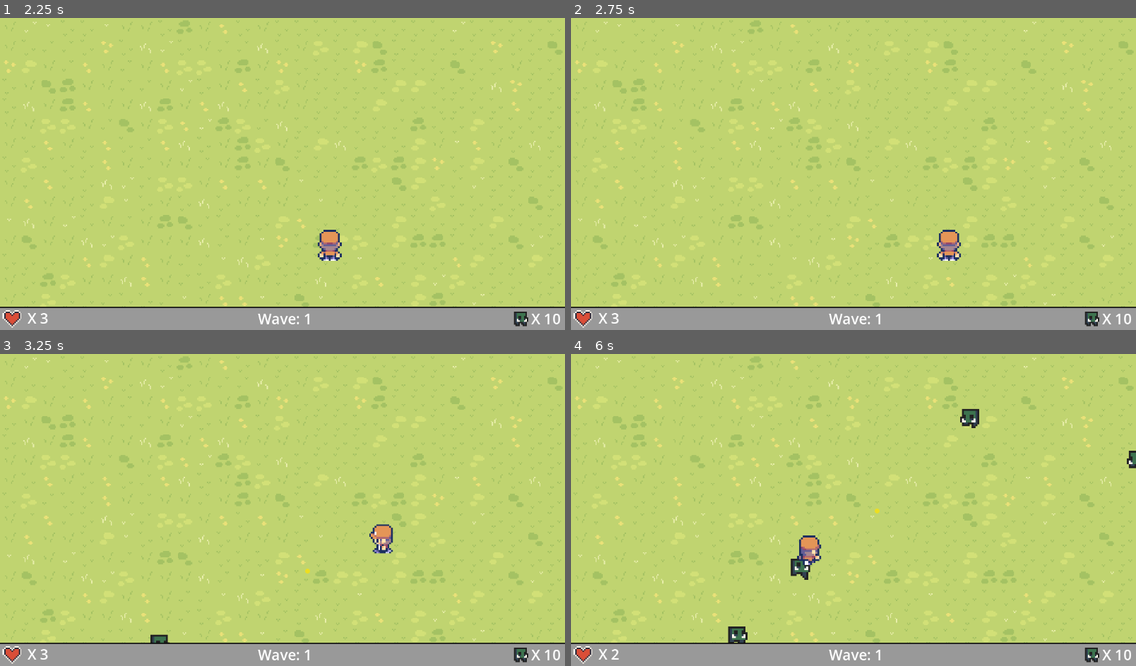
Above: before the commit, frames 1-4 (two rows, left to right).
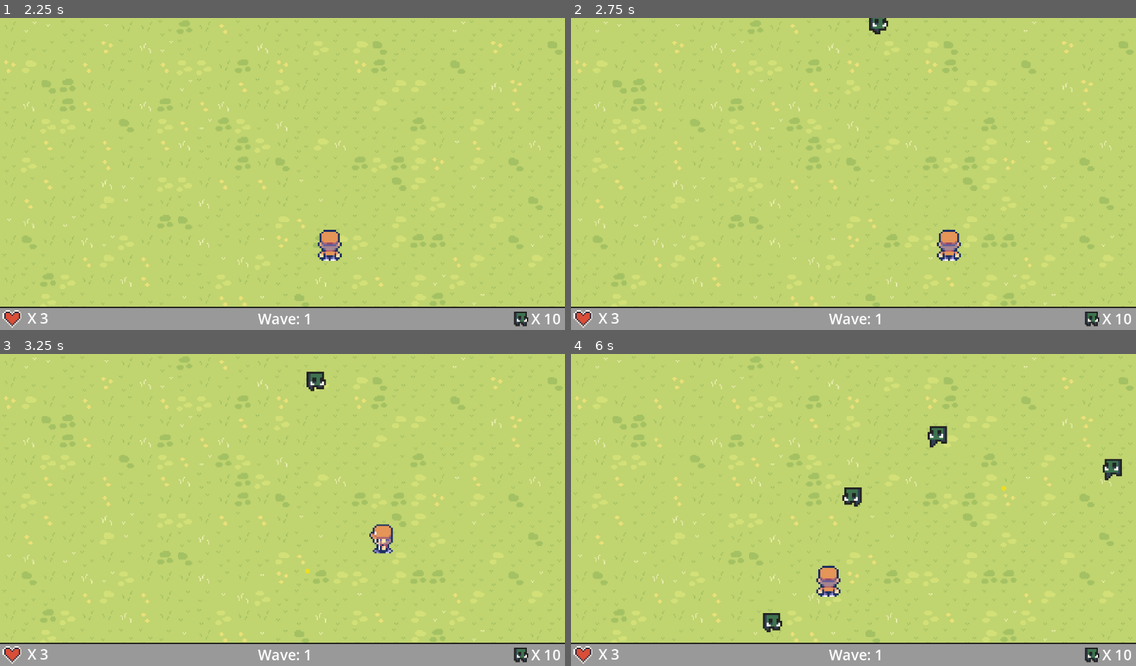
Above: after the commit, the same moments.

Repository: Haigsov/Goblopocalypse
Game: Godot game, scene res://scenes/main/main.tscn
Same seed, same stepped clock (60 frames per second), same inputs: the game is played once before the commit and once after it.
Inputs (mouse positions are in pixels of both pictures, inside the frame that each line leads up to):
- Up to frame 1 (2.25 s): tap Enter at 0.5 s; move the mouse to (406, 158) at 0.52 s; hold D (move_right) 0.53-1.28 s; click (406, 158) at 0.67 s; move the mouse to (169, 189) at 1.27 s; hold S (move_down) 1.28-2.03 s; move the mouse to (339, 105) at 2.02 s; hold D (move_right) from 2.03 s (still down)
- Up to frame 2 (2.75 s): keep holding D (move_right)
- Up to frame 3 (3.25 s): move the mouse to (254, 572) at 2.77 s; release D (move_right) at 2.78 s; hold W (move_up) from 2.78 s (still down); click (254, 572) at 2.92 s
- Up to frame 4 (6 s): move the mouse to (1023, 556) at 3.52 s; release W (move_up) at 3.53 s; hold A (move_left) 3.53-5.03 s; move the mouse to (684, 463) at 4.27 s; move the mouse to (881, 510) at 5.02 s; hold S (move_down) 5.03-5.78 s; click (881, 510) at 5.17 s; move the mouse to (768, 432) at 5.77 s; hold D (move_right) from 5.78 s (still down)

Frame 1 is identical in both runs. In frame 2, 0.1% of the frame differs, in the area x 52-57%, y 0-6%; in frame 3, 0.3%; in frame 4, 2.1%, in the area x 7-100%, y 17-98%.

Commit message:
Made a special goblin unit, added spawn points

Diff:
--- a/scenes/enemy spawner/enemy_spawner.tscn
+++ b/scenes/enemy spawner/enemy_spawner.tscn
@@ -29,6 +29,12 @@
 [node name="Marker2D8" type="Marker2D" parent="."]
 position = Vector2(1224, 481)
 
+[node name="Marker2D9" type="Marker2D" parent="."]
+position = Vector2(-57, 480)
+
+[node name="Marker2D10" type="Marker2D" parent="."]
+position = Vector2(-59, 202)
+
 [node name="Timer" type="Timer" parent="."]
 autostart = true
 
--- a/scenes/goblin/goblin.gd
+++ b/scenes/goblin/goblin.gd
@@ -16,6 +16,8 @@
 # keeps track of goblin's direction
 var direction : Vector2
 const DROP_CHANCE : float = 0.15
+# determines whether a goblin is a special kind
+var special_goblin_chance : float
 
 func _ready():
 	# shows game window's screen size
@@ -23,6 +25,7 @@
 	# specifies that goblin still hasn't entered the visible game window
 	entered = false
 	alive = true
+	special_goblin_chance = randf()
 	# sees the (x,y) difference between centre of screen and where goblin is
 	var distance = screen_size.get_center() - position
 	# checks if it need to move horizontally or vertically
@@ -42,6 +45,8 @@
 			direction = player.position - position
 		# makes sure it normalizes the speed
 		direction = direction.normalized()
+		if special_goblin_chance <= 0.2:
+			speed = 300
 		velocity = speed * direction
 		move_and_slide()
 
--- a/scenes/goblin/goblin.tscn
+++ b/scenes/goblin/goblin.tscn
@@ -1,15 +1,15 @@
 [gd_scene load_steps=14 format=3 uid="uid://drjpe6t8d4pwn"]
 
-[ext_resource type="Texture2D" uid="uid://dgt30q1c0t68h" path="res://assets/tilemaps/tileset 3/enemies/goblin/goblin_dead_anim_f0.png" id="1_cc8rh"]
+[ext_resource type="Texture2D" uid="uid://dgt30q1c0t68h" path="res://assets/tilemaps/tileset/enemies/goblin/goblin_dead_anim_f0.png" id="1_cc8rh"]
 [ext_resource type="Script" path="res://scenes/goblin/goblin.gd" id="1_xooor"]
-[ext_resource type="Texture2D" uid="uid://dpj0bd1ba6sm8" path="res://assets/tilemaps/tileset 3/enemies/goblin/goblin_idle_anim_f0.png" id="1_y0i2d"]
-[ext_resource type="Texture2D" uid="uid://ckt2ckgx502wv" path="res://assets/tilemaps/tileset 3/enemies/goblin/goblin_idle_anim_f1.png" id="2_dbept"]
-[ext_resource type="Texture2D" uid="uid://bkhka1bymkk4f" path="res://assets/tilemaps/tileset 3/enemies/goblin/goblin_idle_anim_f2.png" id="3_eapr8"]
-[ext_resource type="Texture2D" uid="uid://cpapq8r7i6fv3" path="res://assets/tilemaps/tileset 3/enemies/goblin/goblin_idle_anim_f3.png" id="4_6q0v7"]
-[ext_resource type="Texture2D" uid="uid://dneu4qysyw1cg" path="res://assets/tilemaps/tileset 3/enemies/goblin/goblin_run_anim_f0.png" id="5_iob23"]
-[ext_resource type="Texture2D" uid="uid://dasobk16s1fun" path="res://assets/tilemaps/tileset 3/enemies/goblin/goblin_run_anim_f1.png" id="6_xivc6"]
-[ext_resource type="Texture2D" uid="uid://dbslbq56e7cnk" path="res://assets/tilemaps/tileset 3/enemies/goblin/goblin_run_anim_f2.png" id="7_paarl"]
-[ext_resource type="Texture2D" uid="uid://hdm4jfrk5gqv" path="res://assets/tilemaps/tileset 3/enemies/goblin/goblin_run_anim_f3.png" id="8_hh0xe"]
+[ext_resource type="Texture2D" uid="uid://dpj0bd1ba6sm8" path="res://assets/tilemaps/tileset/enemies/goblin/goblin_idle_anim_f0.png" id="1_y0i2d"]
+[ext_resource type="Texture2D" uid="uid://ckt2ckgx502wv" path="res://assets/tilemaps/tileset/enemies/goblin/goblin_idle_anim_f1.png" id="2_dbept"]
+[ext_resource type="Texture2D" uid="uid://bkhka1bymkk4f" path="res://assets/tilemaps/tileset/enemies/goblin/goblin_idle_anim_f2.png" id="3_eapr8"]
+[ext_resource type="Texture2D" uid="uid://cpapq8r7i6fv3" path="res://assets/tilemaps/tileset/enemies/goblin/goblin_idle_anim_f3.png" id="4_6q0v7"]
+[ext_resource type="Texture2D" uid="uid://dneu4qysyw1cg" path="res://assets/tilemaps/tileset/enemies/goblin/goblin_run_anim_f0.png" id="5_iob23"]
+[ext_resource type="Texture2D" uid="uid://dasobk16s1fun" path="res://assets/tilemaps/tileset/enemies/goblin/goblin_run_anim_f1.png" id="6_xivc6"]
+[ext_resource type="Texture2D" uid="uid://dbslbq56e7cnk" path="res://assets/tilemaps/tileset/enemies/goblin/goblin_run_anim_f2.png" id="7_paarl"]
+[ext_resource type="Texture2D" uid="uid://hdm4jfrk5gqv" path="res://assets/tilemaps/tileset/enemies/goblin/goblin_run_anim_f3.png" id="8_hh0xe"]
 
 [sub_resource type="SpriteFrames" id="SpriteFrames_ttt5s"]
 animations = [{
@@ -77,7 +77,7 @@
 shape = SubResource("RectangleShape2D_1uu01")
 
 [node name="Timer" type="Timer" parent="."]
-wait_time = 1.25
+wait_time = 0.5
 autostart = true
 
 [node name="Area2D" type="Area2D" parent="."]
